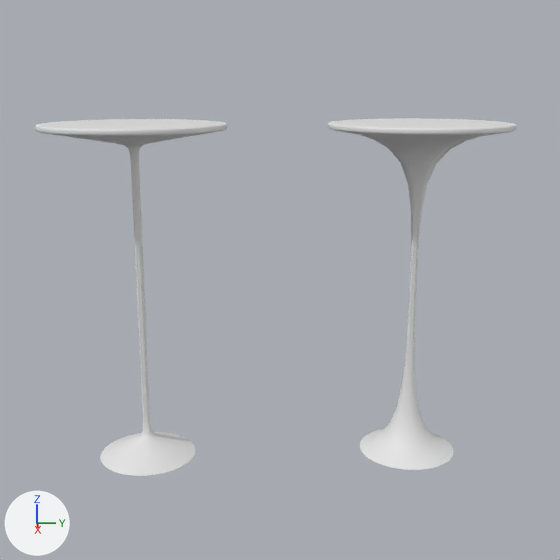
Before and after pictures for a commit that changed the Blender file blend/miyamozie_spacetable.blend.
Both versions are drawn from the file's camera 'Camera'. The lights are fixed; the arrows at lower left show +X, +Y and +Z.

Objects in the first picture: 'Table1', 'Table2'.
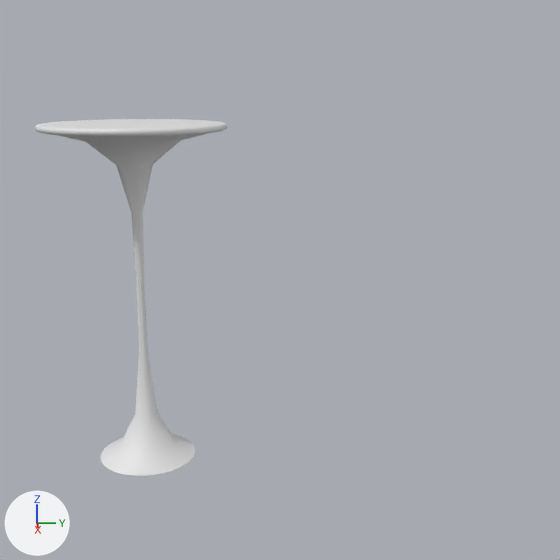
The newer file is also rescaled (x0.3), turned or shifted as a whole; pictures and numbers use the older file's frame.

Where the change shows, as pixel boxes (x1, y1, x2, y2) in the pictures (560 x 560 px):
'Table1', mesh moved
    before: (328, 118, 517, 470)
    after: (35, 127, 227, 476)
'Table2', unchanged, covered by the edit
    both: (35, 119, 227, 476)

The change in detail:
me_circle has 128 vertices, 113 faces and spans x -1.36..1.36, y -1.36..1.36, z -5.06..0.01.
me_circle is used by ob_table1; location (0.0, 1.5, 3.72); scale (0.736, 0.736, 0.736).
me_circle part 1: the whole mesh is moved by (0.0, -4.08, 0.0).
